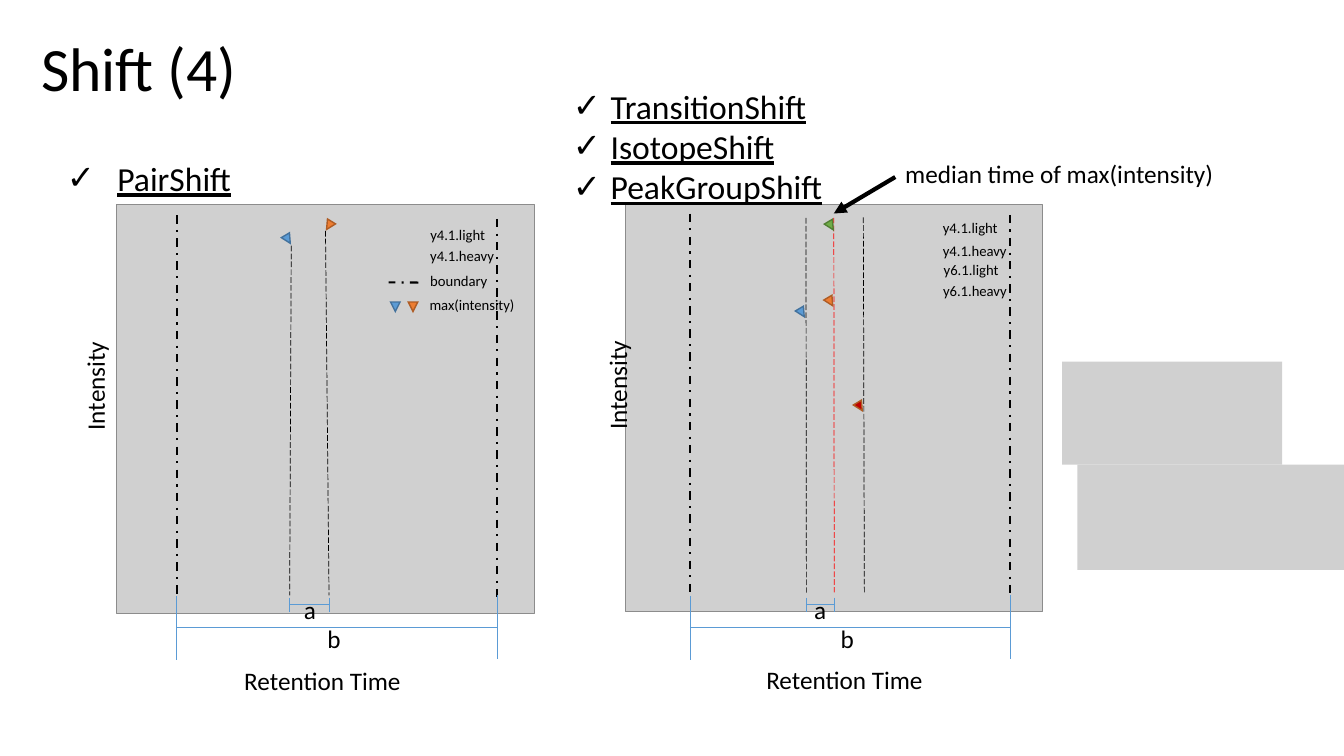
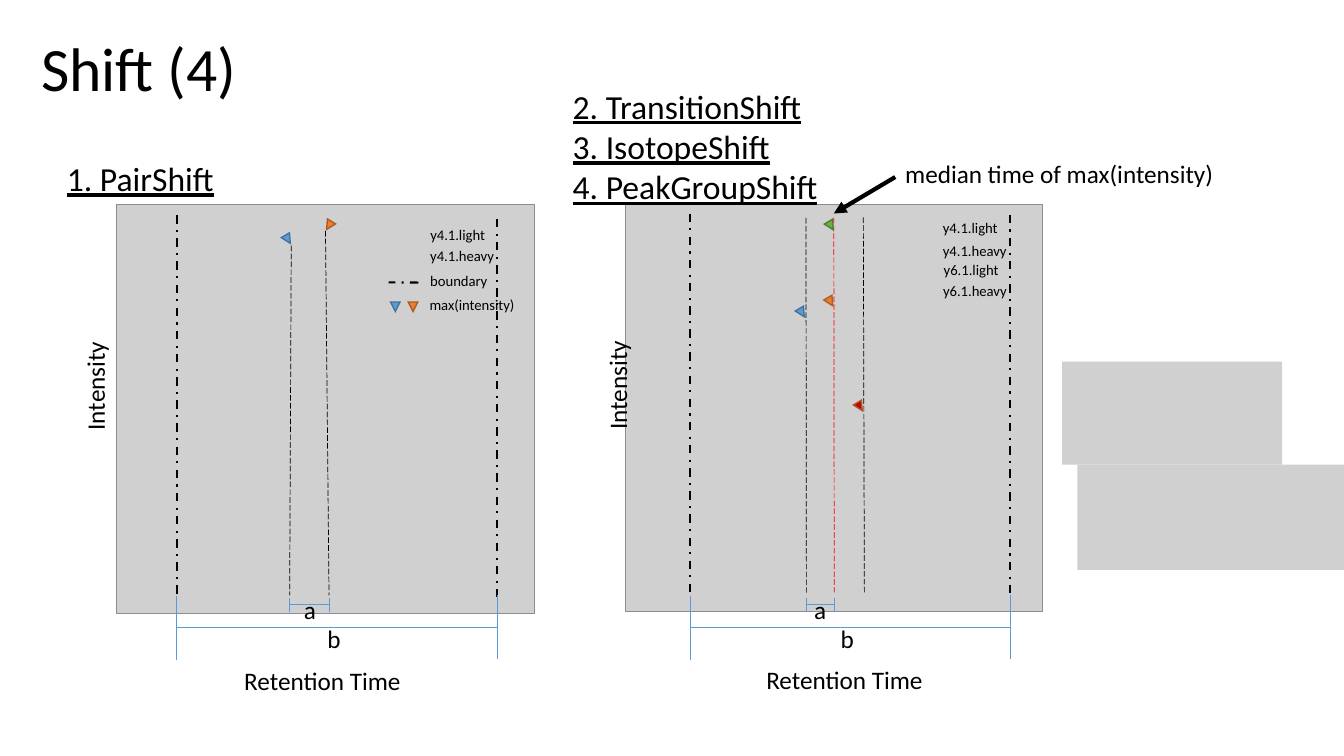
Before and after one commit to ChienChien0712/chromatogram_signal-s_peak_quality_scoring_system, a slide deck: slide 2 of ppt/MRM-QC指標_芊.pptx. Drawn at 1344x756 pixels with LibreOffice and Linux fonts; fonts in the diff are those of the drawing; grey boxes stand for pictures. Boxes give left, top, right and bottom in pixels: in the first picture for what was removed or moved away, otherwise in the second. Text is boxed around its words. In the diff, an @@ line names an element or a change of style, - is before the commit and + after.

Commit message:
peak_quality_scoring_system

```diff
--- a/ppt/MRM-QC指標_芊.pptx
+++ b/ppt/MRM-QC指標_芊.pptx
@@ text at bbox=[573, 95, 818, 208]: text changed @@
-✓ TransitionShift
-✓ IsotopeShift
-✓ PeakGroupShift
+2. TransitionShift
+3. IsotopeShift
+4. PeakGroupShift
@@ text at bbox=[67, 167, 214, 197]: text changed @@
-✓ PairShift
+1. PairShift
```
Also in this commit, not shown: 7 other slides changed, 10 other files.
